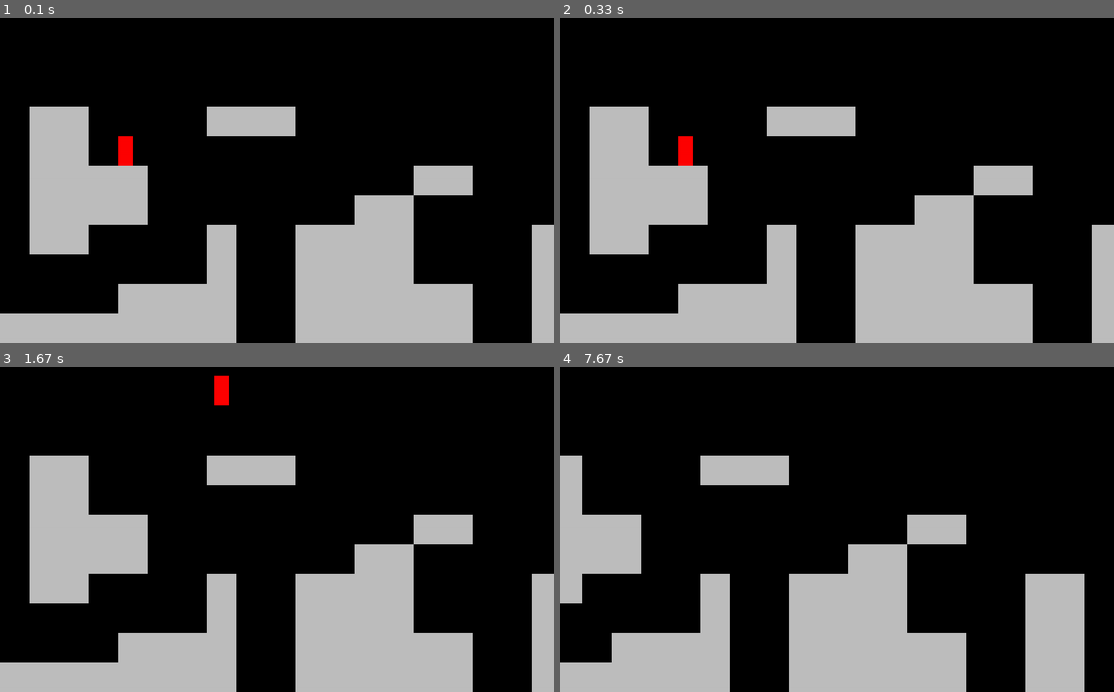
Above: before the commit, frames 1-4 (two rows, left to right).
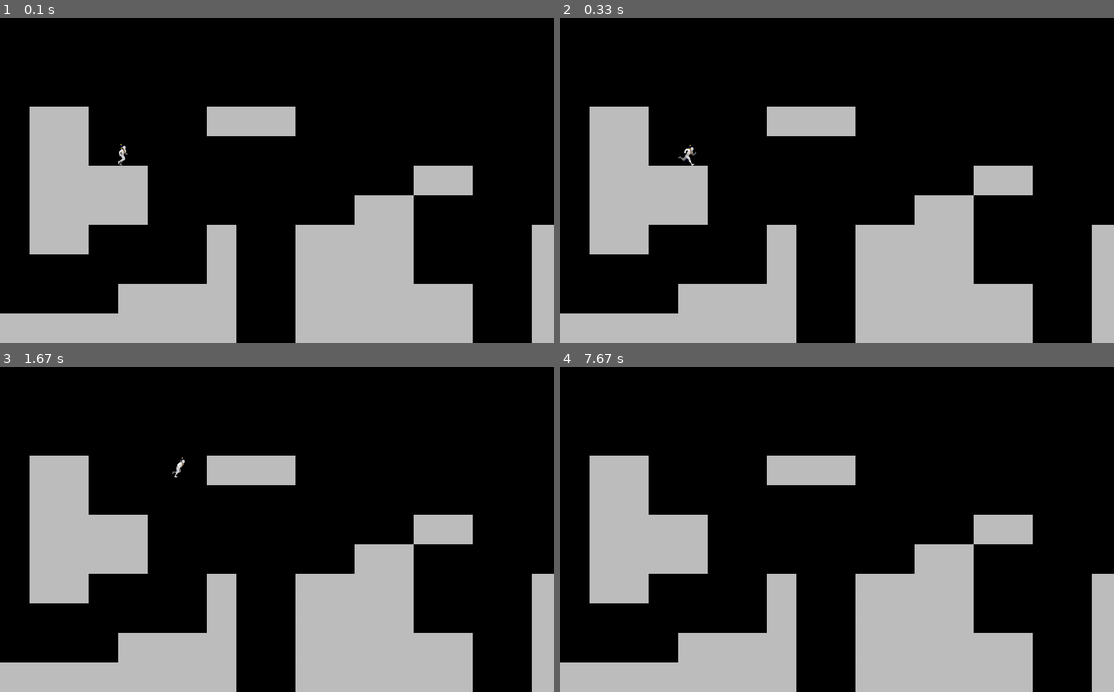
Above: after the commit, the same moments.

Repository: LifeofSwervo/Games
Game: pygame game, started from Platformer/main.py
Same seed, same stepped clock (60 frames per second), same inputs: the game is played once before the commit and once after it.
Inputs:
- Up to frame 1 (0.1 s): no input
- Up to frame 2 (0.33 s): no input
- Up to frame 3 (1.67 s): hold Right 0.33-0.8 s; hold Right 0.83-1.3 s; tap Space at 0.9, 1.2, 1.4 s; hold Left from 1.33 s (still down)
- Up to frame 4 (7.67 s): tap Space at 1.7, 1.97, 2.27, 3.07, 3.37, 4.07, 4.37, 5.13, 5.43, 6.23, 6.53, 7.23, 7.53 s; release Left at 1.87 s; hold Right 1.9-2.3 s; hold Left 3-3.47 s; hold Right 4-4.47 s; hold Left 5.07-5.47 s; hold Right 6.17-6.63 s; hold Right 7.17-7.63 s

The runs differ from the first frame. In frame 1, 0.2% of the frame differs, in the area x 21-24%, y 36-46%; in frame 2, 0.2%; in frame 3, 0.3%; in frame 4, 31%, in the area x 0-100%, y 27-100%.

Commit message:
Movement

Diff:
--- a/Platformer/player.py
+++ b/Platformer/player.py
@@ -1,10 +1,13 @@
 import pygame
+from support import importFolder
 
 class Player(pygame.sprite.Sprite):
     def __init__(self, pos):
         super().__init__()
-        self.image = pygame.Surface((32, 64))
-        self.image.fill('red')
+        self.importCharacterAssets()
+        self.frameIndex = 0
+        self.animationSpeed = 0.15
+        self.image = self.animations['Idle'][self.frameIndex]
         self.rect = self.image.get_rect(topleft = pos)
 
         # Player Movement
@@ -12,6 +15,24 @@
         self.speed = 8
         self.gravity = 0.8
         self.jumpSpeed = -16
+
+    def importCharacterAssets(self):
+        characterPath = 'Graphics/Player/'
+        self.animations = {'Idle':[], 'Run':[], 'Jump':[], 'Fall':[]}
+
+        for animation in self.animations.keys():
+            fullPath = characterPath + animation
+            self.animations[animation] = importFolder(fullPath)
+
+    def animate(self):
+        animation = self.animations['Run']
+
+        # Loop over frame index
+        self.frameIndex += self.animationSpeed
+        if self.frameIndex >= len(animation):
+            self.frameIndex = 0
+
+        self.image = animation[int(self.frameIndex)]
 
     def getInput(self):
         keys = pygame.key.get_pressed()
@@ -38,4 +59,4 @@
 
     def update(self):
         self.getInput()
-        self.rect.x += self.direction.x * self.speed
+        self.animate()
--- /dev/null
+++ b/Platformer/support.py
@@ -0,0 +1,13 @@
+from os import walk
+import pygame
+
+def importFolder(path):
+    surfaceList = []
+
+    for _, __, imgFiles in walk(path):
+        for image in imgFiles:
+            fullPath = path + '/' + image
+            imageSurf =  pygame.image.load(fullPath).convert_alpha()
+            surfaceList.append(imageSurf)
+
+    return surfaceList
Renamed: Platformer/Graphics/Player/Idle/Idle0.png -> Platformer/Graphics/Player/Idle/1.png
Renamed: Platformer/Graphics/Player/Idle/Idle1.png -> Platformer/Graphics/Player/Idle/2.png
Renamed: Platformer/Graphics/Player/Idle/Idle2.png -> Platformer/Graphics/Player/Idle/3.png
Renamed: Platformer/Graphics/Player/Idle/Idle3.png -> Platformer/Graphics/Player/Idle/4.png
Renamed: Platformer/Graphics/Player/Idle/Idle4.png -> Platformer/Graphics/Player/Idle/5.png
Renamed: Platformer/Graphics/Player/Idle/Idle5.png -> Platformer/Graphics/Player/Idle/6.png
Binary file added: Platformer/Graphics/Player/Run/0.png
Binary file added: Platformer/Graphics/Player/Run/1.png
Binary file added: Platformer/Graphics/Player/Run/2.png
Binary file added: Platformer/Graphics/Player/Run/3.png
Binary file added: Platformer/Graphics/Player/Run/4.png
Binary file added: Platformer/Graphics/Player/Run/5.png
(and 4 more such lines)
